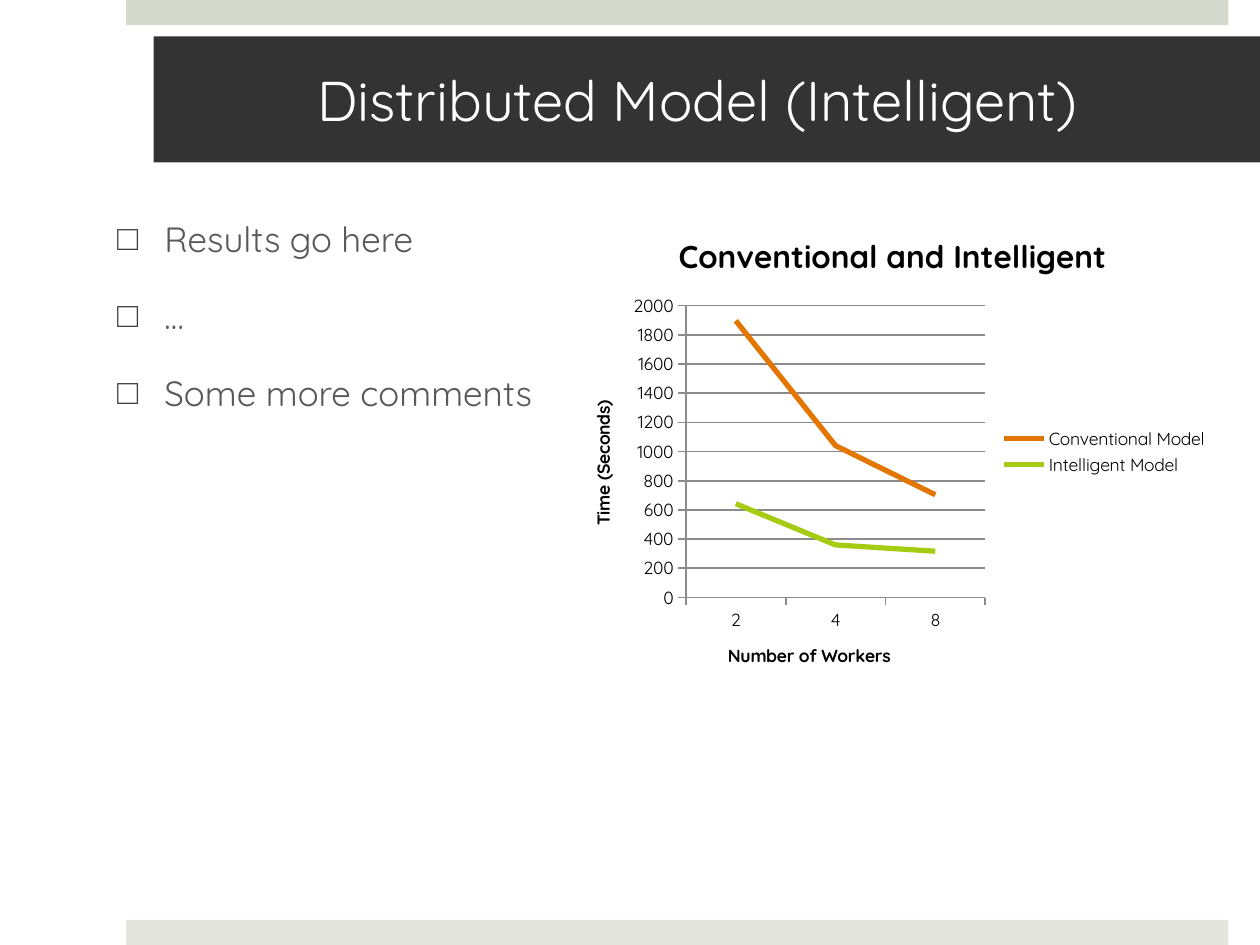
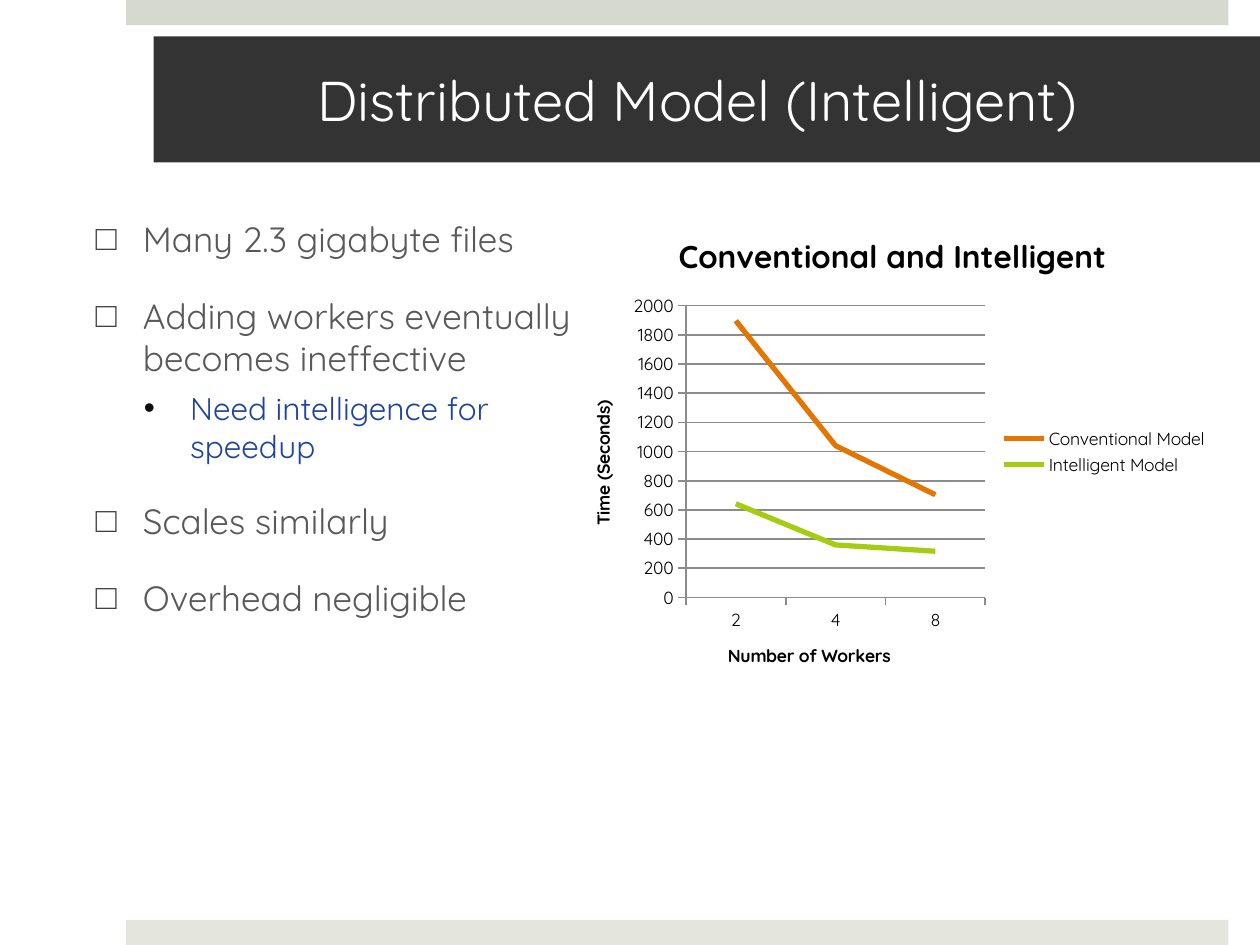
Before and after one commit to saga-project/saga-cpp-legacy-projects, a slide deck: slide 10 of papers/data_intensive/eScience09/RoyalSocietyPresentation.pptx. Drawn at 1260x945 pixels with LibreOffice and Linux fonts; fonts in the diff are those of the drawing; background and template pictures are left out. Boxes give left, top, right and bottom in pixels: in the first picture for what was removed or moved away, otherwise in the second. Text is boxed around its words. In the diff, an @@ line names an element or a change of style, - is before the commit and + after.

```diff
--- a/papers/data_intensive/eScience09/RoyalSocietyPresentation.pptx
+++ b/papers/data_intensive/eScience09/RoyalSocietyPresentation.pptx
@@ text at box(143, 226, 571, 618): text changed @@
-□ Results go here
-□ …
-□ Some more comments
+□ Many 2.3 gigabyte files
+□ Adding workers eventually becomes ineffective
+  • Need intelligence for speedup
+□ Scales similarly
+□ Overhead negligible
```
Also in this commit, not shown: 5 other slides changed.
